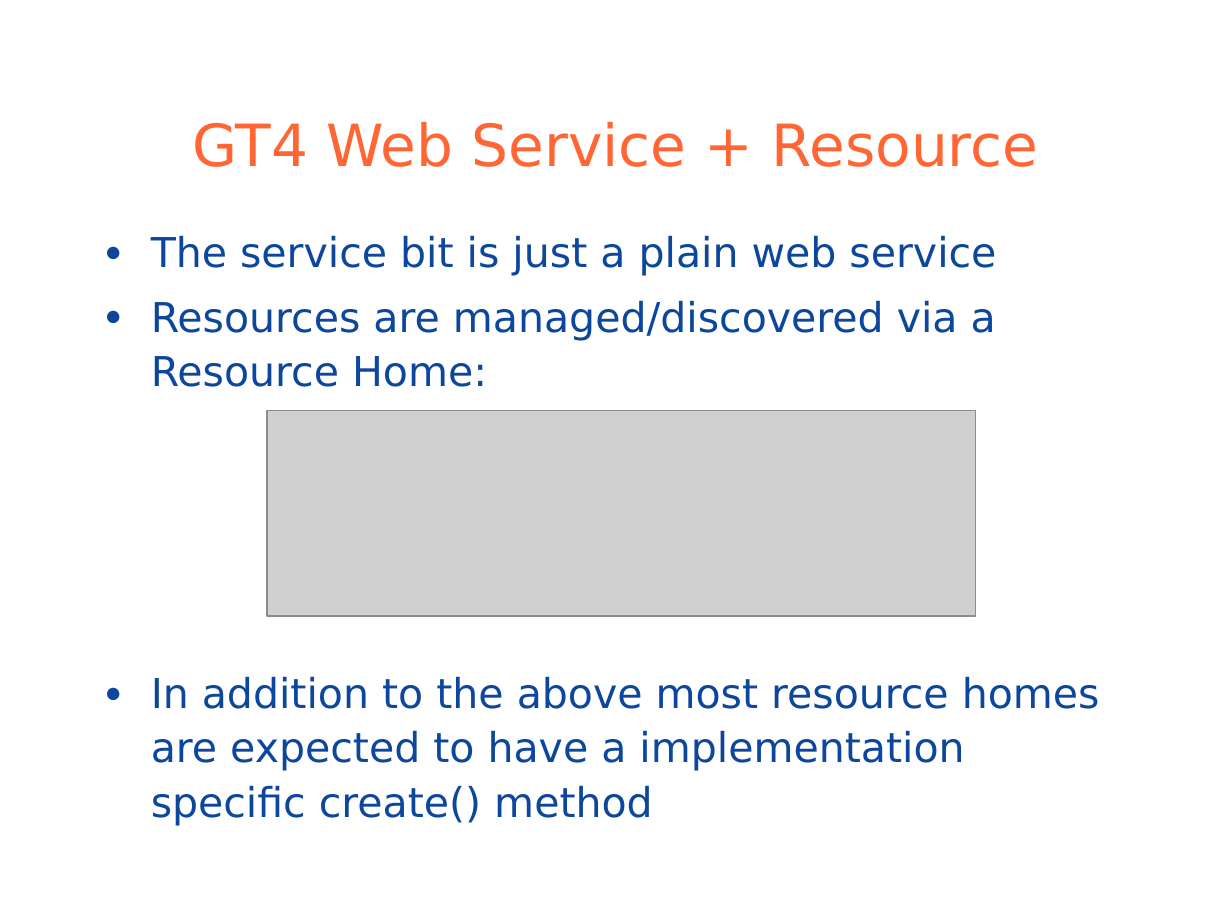
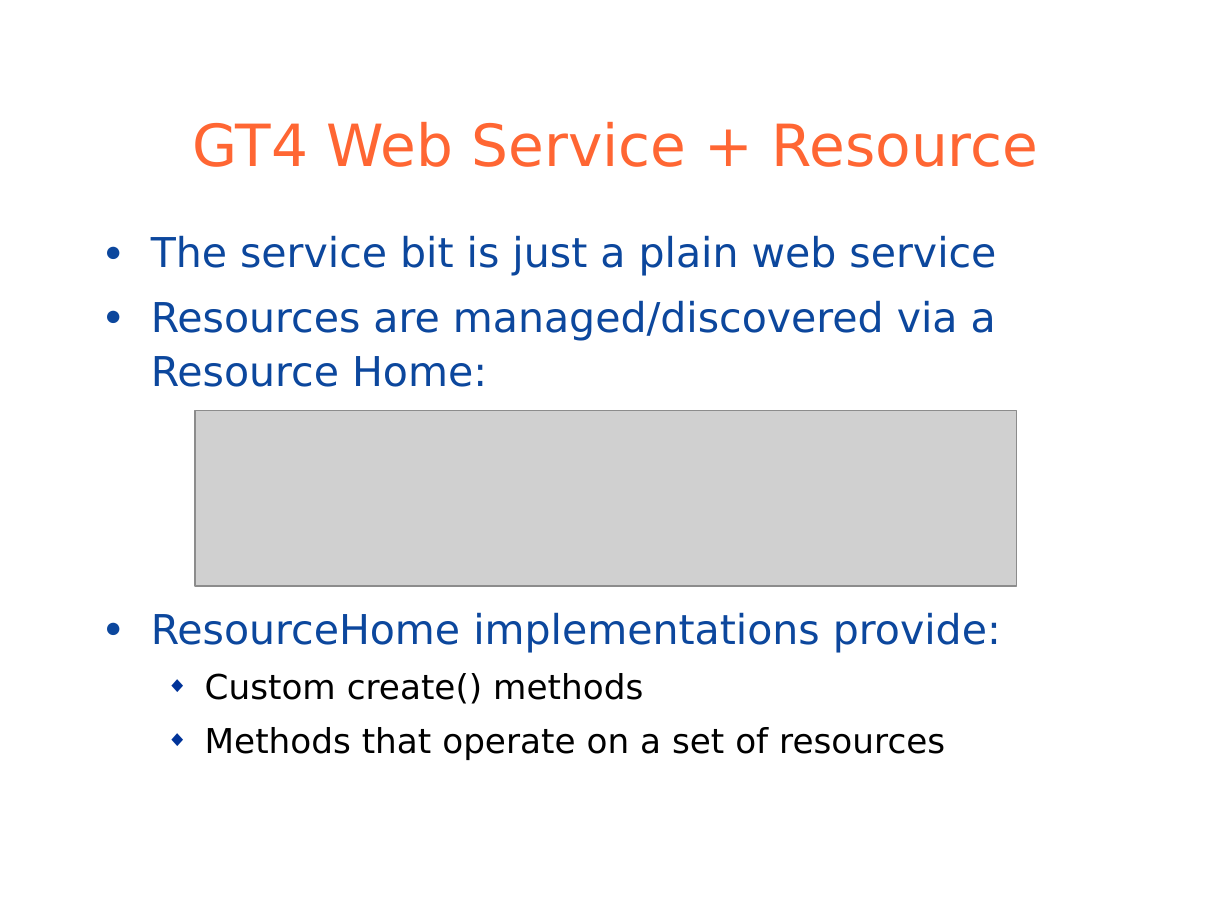
Before and after one commit to globus/globus-toolkit-documentation, a slide deck: slide 5 of toolkit/docs/development/wsrf/WSRFTutorial.ppt. Drawn at 1232x924 pixels with LibreOffice and Linux fonts; fonts in the diff are those of the drawing; grey boxes stand for pictures; background and template pictures are left out. Boxes give left, top, right and bottom in pixels: in the first picture for what was removed or moved away, otherwise in the second. Text is boxed around its words. In the diff, an @@ line names an element or a change of style, - is before the commit and + after.

```diff
--- a/toolkit/docs/development/wsrf/WSRFTutorial.ppt
+++ b/toolkit/docs/development/wsrf/WSRFTutorial.ppt
@@ picture resized from (x1=267, y1=410, x2=976, y2=616) to (x1=195, y1=410, x2=1016, y2=585) @@
@@ text at (x1=151, y1=612, x2=1001, y2=760): text changed; size 24 to 20 pt; text colour #0C479D to #000000 @@
-● In addition to the above most resource homes are expected to have a implementation specific create() method
+● ResourceHome implementations provide:
+  ◆ Custom create() methods
+  ◆ Methods that operate on a set of resources
```
Also in this commit, not shown: 12 other slides changed.
